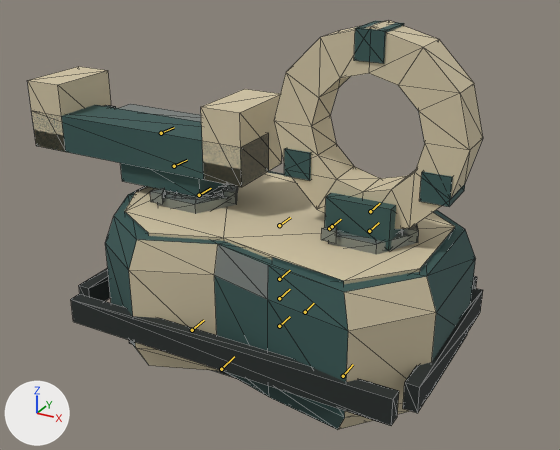
The glTF model sketches/core-loop/assets/models/companion/assembled/ram_prow__primer_coil.glb, before and after one commit.
Rendered twice from a 50 mm camera at (1.03, -1.88, 1.12) aimed at (-0.04, 0.08, 0.14). Every picture has the same lights, and +X, +Y and +Z are marked at lower left. The picture after the commit comes second. The bones that change, and the others that lie on the model, are drawn over the model as lines. Mesh edges are drawn as thin lines.

In view in the first picture: 'CompanionMesh'.
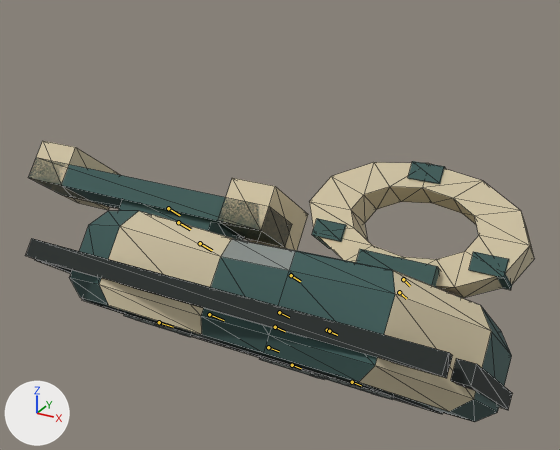
The newer file adds an action. The first version stands in its rest pose; the second is drawn at frame 3 of the action 'assist_drop'.

Location of each change, [x1, y1, x2, y2] in pixels of the pictures (560 x 450 px):
'CompanionMesh', posed (12% wider, 31% shorter): before [27, 20, 483, 430]; after [25, 141, 535, 422]
bone 'BodyPose', root to tip: before (279, 279) to (290, 270); after (279, 312) to (289, 317)

The edits, one by one:
Bone 'BodyPose' (bone_bodypose) moves from (0.0, 0.0, 0.0) to (0.0, 0.0, -0.12).
Bone 'BodyPose' (bone_bodypose) turns from (0, 0, 0) to (-38, 0, 0) degrees about its own x, y and z.
Bone 'BodyPose' (bone_bodypose) is rescaled from (1.0, 1.0, 1.0) to (1.24, 1.24, 0.68).
